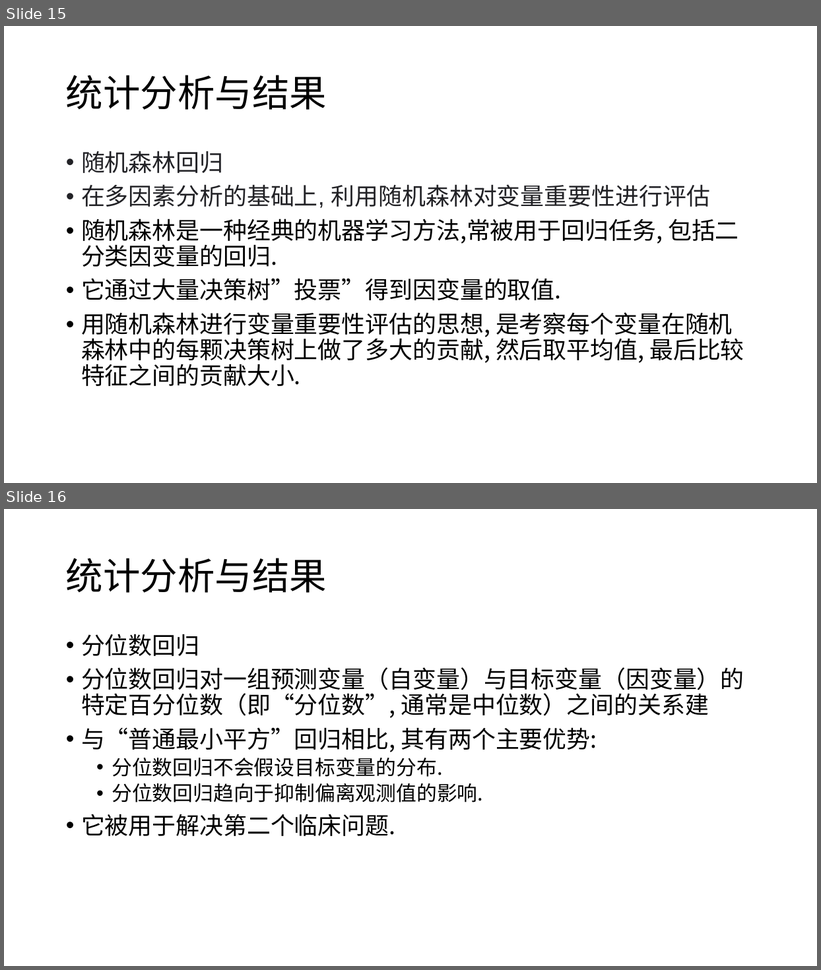
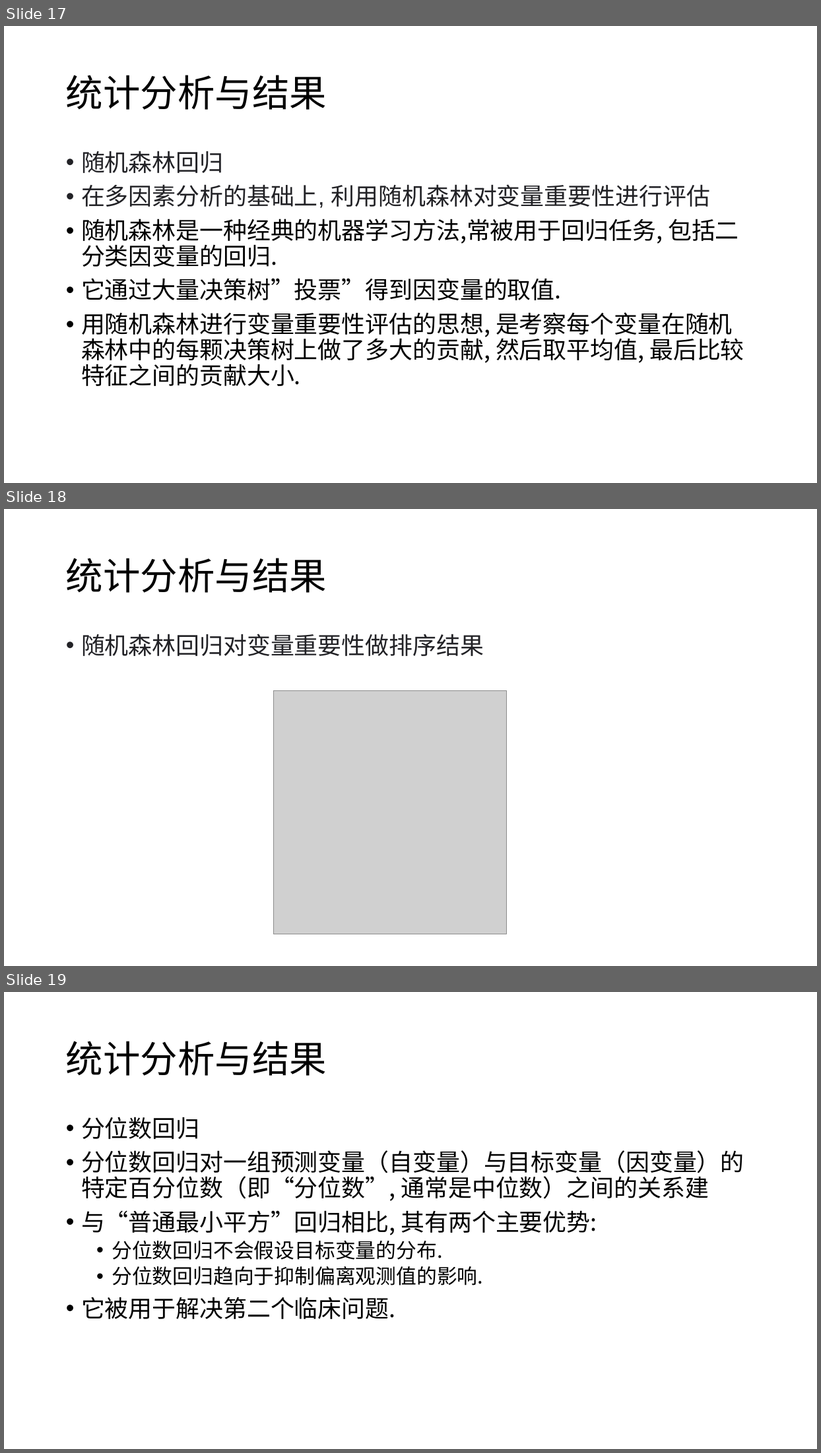
Before and after one commit to MuscleOne/Anemia-with-TCM, a slide deck: doc/2023_02_08_进展汇报.pptx. Shown one above the other, each under a label of ours: slides 15 and 16 before the commit, slides 17, 18 and 19 after it. The pictures are 821x970 and 821x1453 pixels, drawn with LibreOffice and Linux fonts; fonts in the diff are those of the drawing; grey boxes stand for pictures. Boxes give left, top, right and bottom in pixels: in the first picture for what was removed or moved away, otherwise in the second. Text is boxed around its words. In the diff, an @@ line names an element or a change of style, - is before the commit and + after.

```diff
--- a/doc/2023_02_08_进展汇报.pptx
+++ b/doc/2023_02_08_进展汇报.pptx
@@ slide 18 added at [4,509,817,966], background #FFFFFF @@
@@ title added at [66,558,327,593], 44 pt, text #000000 @@
+统计分析与结果
@@ text added at [81,634,484,656], 28 pt, text #222226 @@
+• 随机森林回归对变量重要性做排序结果
@@ picture added at [274,691,507,935] @@
@@ what was slide 15 is now slide 17 @@
@@ what was slide 16 is now slide 19 @@
```
Also in this commit, not shown: 4 slides changed, 2 other slides added, 23 other files.
